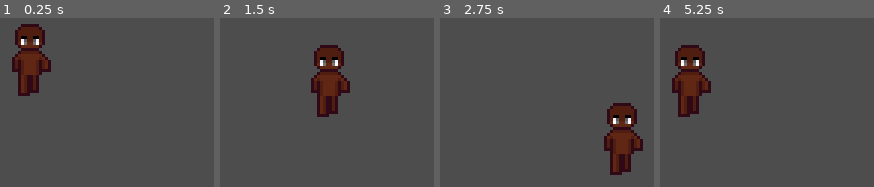
Above: before the commit, frames 1-4 (left to right).
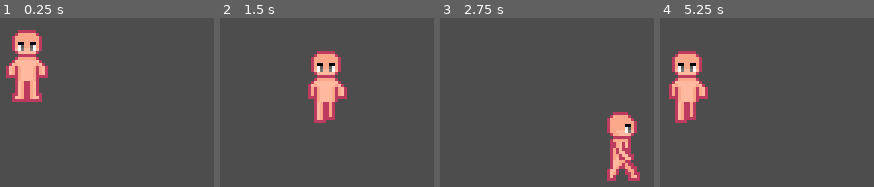
Above: after the commit, the same moments.

Repository: K0DDO/dima4ka-projecto-IVRitto
Game: Godot game, scene res://Scenes/world.tscn
Same seed, same stepped clock (60 frames per second), same inputs: the game is played once before the commit and once after it.
Inputs:
- Up to frame 1 (0.25 s): no input
- Up to frame 2 (1.5 s): tap Enter at 0.5 s; hold Right (ui_right) 0.53-1.28 s; hold Down (ui_down) from 1.28 s (still down)
- Up to frame 3 (2.75 s): release Down (ui_down) at 2.03 s; hold Right (ui_right) from 2.03 s (still down)
- Up to frame 4 (5.25 s): release Right (ui_right) at 2.78 s; hold Up (ui_up) 2.78-3.53 s; hold Left (ui_left) 3.53-5.03 s; hold Down (ui_down) from 5.03 s (still down)

The runs differ from the first frame. In frame 1, 6.8% of the frame differs, in the area x 2-24%, y 3-50%; in frame 2, 6.4%; in frame 3, 6.2%; in frame 4, 6.4%.

Commit message:
add files and make animation for player

Diff:
--- a/Divine Rebellion/Player/player.gd
+++ b/Divine Rebellion/Player/player.gd
@@ -1,14 +1,29 @@
 extends CharacterBody2D
 
-@export var speed: int = 35
-@onready var animations = $AnimationPlayer
+@export var speed = 30
+@onready var animations = $AnimatedSprite2D
+var direction = "down"
 
 func handleInput():
 	var moveDirection = Input.get_vector("ui_left", "ui_right", "ui_up", "ui_down")
-	velocity = moveDirection * speed
-
-
+	velocity = moveDirection
+	if velocity.x != 0 and velocity.y != 0:
+		velocity *= sqrt(speed ** 2)
+	else:
+		velocity *= speed
 
 func _physics_process(delta):
 	handleInput()
 	move_and_slide()
+	updateAnimation()
+
+func updateAnimation():
+	if velocity.length() == 0:
+		animations.play("idle_" + direction)
+		animations.stop()
+	else:
+		if velocity.x < 0: direction = "left"
+		elif velocity.x > 0: direction = "right"
+		elif velocity.y < 0: direction = "up"
+		elif velocity.y > 0: direction = "down"
+		animations.play("walk_" + direction)
--- a/Divine Rebellion/Player/player.tscn
+++ b/Divine Rebellion/Player/player.tscn
@@ -1,116 +1,170 @@
-[gd_scene load_steps=9 format=3 uid="uid://dvkw106fpvnys"]
+[gd_scene load_steps=20 format=3 uid="uid://dvkw106fpvnys"]
 
 [ext_resource type="Script" path="res://Player/player.gd" id="1_u5ep8"]
-[ext_resource type="Texture2D" uid="uid://w4w06m6573lh" path="res://Art/body10.png" id="2_fvxog"]
+[ext_resource type="Texture2D" uid="uid://ugkmmmy1t7ex" path="res://Art/Character/body/body4.png" id="2_vptu2"]
 
-[sub_resource type="Animation" id="Animation_kwujp"]
-length = 0.001
-tracks/0/type = "value"
-tracks/0/imported = false
-tracks/0/enabled = true
-tracks/0/path = NodePath("Sprite2D:frame_coords")
-tracks/0/interp = 1
-tracks/0/loop_wrap = true
-tracks/0/keys = {
-"times": PackedFloat32Array(0),
-"transitions": PackedFloat32Array(1),
-"update": 1,
-"values": [Vector2i(4, 0)]
-}
+[sub_resource type="AtlasTexture" id="AtlasTexture_a0do4"]
+atlas = ExtResource("2_vptu2")
+region = Rect2(0, 0, 32, 32)
 
-[sub_resource type="Animation" id="Animation_sn4lo"]
-resource_name = "walk_down"
-length = 0.6
-loop_mode = 1
-step = 0.3
-tracks/0/type = "value"
-tracks/0/imported = false
-tracks/0/enabled = true
-tracks/0/path = NodePath("Sprite2D:frame_coords")
-tracks/0/interp = 1
-tracks/0/loop_wrap = true
-tracks/0/keys = {
-"times": PackedFloat32Array(0, 0.3),
-"transitions": PackedFloat32Array(1, 0.999999),
-"update": 1,
-"values": [Vector2i(4, 0), Vector2i(5, 0)]
-}
+[sub_resource type="AtlasTexture" id="AtlasTexture_lfbrc"]
+atlas = ExtResource("2_vptu2")
+region = Rect2(32, 0, 32, 32)
 
-[sub_resource type="Animation" id="Animation_spea3"]
-resource_name = "walk_left"
-length = 1.2
-loop_mode = 1
-step = 0.3
-tracks/0/type = "value"
-tracks/0/imported = false
-tracks/0/enabled = true
-tracks/0/path = NodePath("Sprite2D:frame_coords")
-tracks/0/interp = 1
-tracks/0/loop_wrap = true
-tracks/0/keys = {
-"times": PackedFloat32Array(0, 0.3, 0.6, 0.9),
-"transitions": PackedFloat32Array(1, 1, 1, 1),
-"update": 1,
-"values": [Vector2i(8, 0), Vector2i(11, 0), Vector2i(10, 0), Vector2i(9, 0)]
-}
+[sub_resource type="AtlasTexture" id="AtlasTexture_xw8bf"]
+atlas = ExtResource("2_vptu2")
+region = Rect2(96, 0, 32, 32)
 
-[sub_resource type="Animation" id="Animation_l4853"]
-resource_name = "walk_right"
-length = 1.2
-loop_mode = 1
-step = 0.3
-tracks/0/type = "value"
-tracks/0/imported = false
-tracks/0/enabled = true
-tracks/0/path = NodePath("Sprite2D:frame_coords")
-tracks/0/interp = 1
-tracks/0/loop_wrap = true
-tracks/0/keys = {
-"times": PackedFloat32Array(0, 0.3, 0.6, 0.9),
-"transitions": PackedFloat32Array(1, 1, 1, 1),
-"update": 1,
-"values": [Vector2i(12, 0), Vector2i(15, 0), Vector2i(14, 0), Vector2i(13, 0)]
-}
+[sub_resource type="AtlasTexture" id="AtlasTexture_d6yq5"]
+atlas = ExtResource("2_vptu2")
+region = Rect2(64, 0, 32, 32)
 
-[sub_resource type="Animation" id="Animation_46rnk"]
-resource_name = "walk_up"
-length = 0.6
-loop_mode = 1
-step = 0.3
-tracks/0/type = "value"
-tracks/0/imported = false
-tracks/0/enabled = true
-tracks/0/path = NodePath("Sprite2D:frame_coords")
-tracks/0/interp = 1
-tracks/0/loop_wrap = true
-tracks/0/keys = {
-"times": PackedFloat32Array(0, 0.3),
-"transitions": PackedFloat32Array(1, 0.999999),
-"update": 1,
-"values": [Vector2i(6, 0), Vector2i(7, 0)]
-}
+[sub_resource type="AtlasTexture" id="AtlasTexture_yw2uw"]
+atlas = ExtResource("2_vptu2")
+region = Rect2(128, 0, 32, 32)
 
-[sub_resource type="AnimationLibrary" id="AnimationLibrary_twyci"]
-_data = {
-"RESET": SubResource("Animation_kwujp"),
-"walk_down": SubResource("Animation_sn4lo"),
-"walk_left": SubResource("Animation_spea3"),
-"walk_right": SubResource("Animation_l4853"),
-"walk_up": SubResource("Animation_46rnk")
-}
+[sub_resource type="AtlasTexture" id="AtlasTexture_pum43"]
+atlas = ExtResource("2_vptu2")
+region = Rect2(160, 0, 32, 32)
+
+[sub_resource type="AtlasTexture" id="AtlasTexture_am275"]
+atlas = ExtResource("2_vptu2")
+region = Rect2(256, 0, 32, 32)
+
+[sub_resource type="AtlasTexture" id="AtlasTexture_220k6"]
+atlas = ExtResource("2_vptu2")
+region = Rect2(288, 0, 32, 32)
+
+[sub_resource type="AtlasTexture" id="AtlasTexture_5lcq8"]
+atlas = ExtResource("2_vptu2")
+region = Rect2(320, 0, 32, 32)
+
+[sub_resource type="AtlasTexture" id="AtlasTexture_d4hsu"]
+atlas = ExtResource("2_vptu2")
+region = Rect2(352, 0, 32, 32)
+
+[sub_resource type="AtlasTexture" id="AtlasTexture_qxo01"]
+atlas = ExtResource("2_vptu2")
+region = Rect2(384, 0, 32, 32)
+
+[sub_resource type="AtlasTexture" id="AtlasTexture_2g2bd"]
+atlas = ExtResource("2_vptu2")
+region = Rect2(416, 0, 32, 32)
+
+[sub_resource type="AtlasTexture" id="AtlasTexture_w7u1p"]
+atlas = ExtResource("2_vptu2")
+region = Rect2(448, 0, 32, 32)
+
+[sub_resource type="AtlasTexture" id="AtlasTexture_sjado"]
+atlas = ExtResource("2_vptu2")
+region = Rect2(480, 0, 32, 32)
+
+[sub_resource type="AtlasTexture" id="AtlasTexture_q5qet"]
+atlas = ExtResource("2_vptu2")
+region = Rect2(192, 0, 32, 32)
+
+[sub_resource type="AtlasTexture" id="AtlasTexture_rdh46"]
+atlas = ExtResource("2_vptu2")
+region = Rect2(224, 0, 32, 32)
+
+[sub_resource type="SpriteFrames" id="SpriteFrames_jdp4a"]
+animations = [{
+"frames": [{
+"duration": 1.0,
+"texture": SubResource("AtlasTexture_a0do4")
+}],
+"loop": true,
+"name": &"idle_down",
+"speed": 5.0
+}, {
+"frames": [{
+"duration": 1.0,
+"texture": SubResource("AtlasTexture_lfbrc")
+}],
+"loop": true,
+"name": &"idle_left",
+"speed": 5.0
+}, {
+"frames": [{
+"duration": 1.0,
+"texture": SubResource("AtlasTexture_xw8bf")
+}],
+"loop": true,
+"name": &"idle_right",
+"speed": 5.0
+}, {
+"frames": [{
+"duration": 1.0,
+"texture": SubResource("AtlasTexture_d6yq5")
+}],
+"loop": true,
+"name": &"idle_up",
+"speed": 5.0
+}, {
+"frames": [{
+"duration": 1.0,
+"texture": SubResource("AtlasTexture_yw2uw")
+}, {
+"duration": 1.0,
+"texture": SubResource("AtlasTexture_pum43")
+}],
+"loop": true,
+"name": &"walk_down",
+"speed": 5.0
+}, {
+"frames": [{
+"duration": 1.0,
+"texture": SubResource("AtlasTexture_am275")
+}, {
+"duration": 1.0,
+"texture": SubResource("AtlasTexture_220k6")
+}, {
+"duration": 1.0,
+"texture": SubResource("AtlasTexture_5lcq8")
+}, {
+"duration": 1.0,
+"texture": SubResource("AtlasTexture_d4hsu")
+}],
+"loop": true,
+"name": &"walk_left",
+"speed": 5.0
+}, {
+"frames": [{
+"duration": 1.0,
+"texture": SubResource("AtlasTexture_qxo01")
+}, {
+"duration": 1.0,
+"texture": SubResource("AtlasTexture_2g2bd")
+}, {
+"duration": 1.0,
+"texture": SubResource("AtlasTexture_w7u1p")
+}, {
+"duration": 1.0,
+"texture": SubResource("AtlasTexture_sjado")
+}],
+"loop": true,
+"name": &"walk_right",
+"speed": 5.0
+}, {
+"frames": [{
+"duration": 1.0,
+"texture": SubResource("AtlasTexture_q5qet")
+}, {
+"duration": 1.0,
+"texture": SubResource("AtlasTexture_rdh46")
+}],
+"loop": true,
+"name": &"walk_up",
+"speed": 5.0
+}]
 
 [node name="Player" type="CharacterBody2D"]
 texture_filter = 1
 script = ExtResource("1_u5ep8")
+speed = 35
 
-[node name="Sprite2D" type="Sprite2D" parent="."]
-texture_filter = 1
-position = Vector2(1, -2)
-texture = ExtResource("2_fvxog")
-hframes = 16
-frame = 4
-
-[node name="AnimationPlayer" type="AnimationPlayer" parent="."]
-libraries = {
-"": SubResource("AnimationLibrary_twyci")
-}
+[node name="AnimatedSprite2D" type="AnimatedSprite2D" parent="."]
+sprite_frames = SubResource("SpriteFrames_jdp4a")
+animation = &"walk_right"
+frame = 2
+frame_progress = 0.435797
--- a/Divine Rebellion/project.godot
+++ b/Divine Rebellion/project.godot
@@ -13,7 +13,7 @@
 config/name="Divine Rebellion"
 run/main_scene="res://Scenes/world.tscn"
 config/features=PackedStringArray("4.2", "GL Compatibility")
-config/icon="res://Art/icon.png"
+config/icon="res://Art/Tech/icon.png"
 
 [display]
 
@@ -22,6 +22,10 @@
 window/size/window_width_override=1920
 window/size/window_height_override=1080
 window/stretch/mode="canvas_items"
+
+[filesystem]
+
+import/blender/enabled=false
 
 [input]
 
Binary file added: Divine Rebellion/Art/Backgrounds/menu background/menu background .png
Not shown, added: Divine Rebellion/Art/Backgrounds/menu background/menu background .png.import
Binary file added: Divine Rebellion/Art/Backgrounds/menu background/menu clouds.png
Not shown, added: Divine Rebellion/Art/Backgrounds/menu background/menu clouds.png.import
Binary file added: Divine Rebellion/Art/Character/body/body1.png
Not shown, added: Divine Rebellion/Art/Character/body/body1.png.import
Renamed: Divine Rebellion/Art/body10.png -> Divine Rebellion/Art/Character/body/body10.png
Not shown, added: Divine Rebellion/Art/Character/body/body10.png.import
Binary file added: Divine Rebellion/Art/Character/body/body2.png
Not shown, added: Divine Rebellion/Art/Character/body/body2.png.import
Binary file added: Divine Rebellion/Art/Character/body/body3.png
Not shown, added: Divine Rebellion/Art/Character/body/body3.png.import
(and 224 more such lines)
